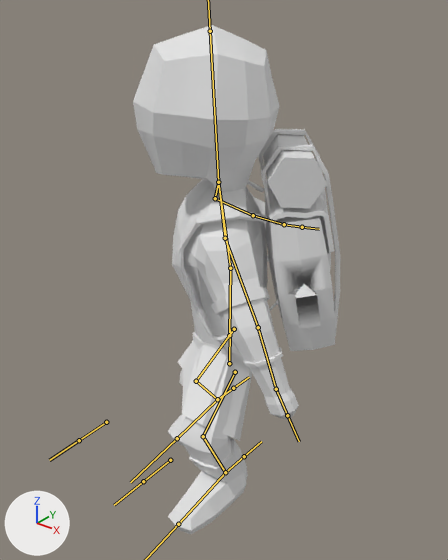
Renders of the FBX model Assets/Models/Players/Player.fbx from each side of a commit.
Rendered twice from a camera (50 mm lens) standing at (1.39, -1.75, 1.9) and looking at (-0.06, 0.06, 0.78). Arrows for +X, +Y and +Z are at lower left; the lights stay in place. Both versions are drawn at frame 5 of the action 'Armature|3_SwingB'; the numbers are the values there. The bones that bend it are drawn over the model as lines.

In view in the first picture: 'Adventurer', 'Backpack'.
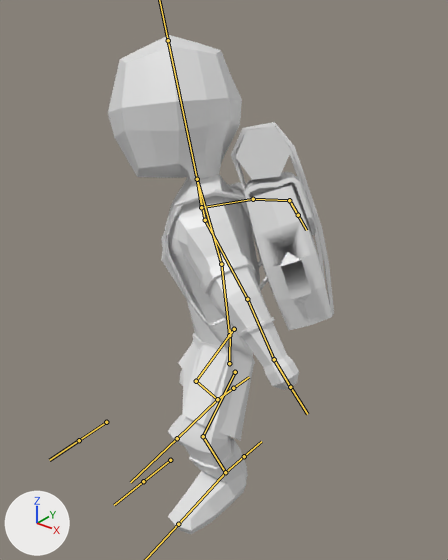
Location of each change, (x1, y1, x2, y2) in pixels of the pictures (448 x 560 px):
'Adventurer', posed (15% wider)
    before: (133, 25, 299, 534)
    after: (108, 35, 299, 534)
'Backpack', posed (6% wider, 6% shorter)
    before: (177, 129, 340, 351)
    after: (161, 122, 334, 330)
bone 'spine1', root to tip
    before: (229, 335) to (230, 268)
    after: (229, 335) to (221, 264)
bone 'spine2', root to tip
    before: (230, 268) to (218, 182)
    after: (221, 264) to (197, 179)
bone 'upperarm.R', root to tip
    before: (215, 198) to (253, 215)
    after: (201, 207) to (253, 199)
bone 'lowerarm.R', root to tip
    before: (253, 215) to (284, 224)
    after: (253, 199) to (289, 200)
bone 'hand.R', root to tip
    before: (284, 224) to (302, 227)
    after: (289, 200) to (298, 215)

The change in detail:
Bone 'spine1' (bone_spine1) turns from (0, 0, 1) to (6, -1, 11) degrees about its own x, y and z.
Bone 'spine2' (bone_spine2) turns from (10, -1, 0) to (12, -1, 3) degrees about its own x, y and z.
Bone 'upperarm.R' (bone_upperarm_r) turns from (-29, 0, 28) to (-43, -11, 9) degrees about its own x, y and z.
Bone 'lowerarm.R' (bone_lowerarm_r) turns from (-21, 7, 7) to (-14, 7, 18) degrees about its own x, y and z.
Bone 'hand.R' (bone_hand_r) turns from (-13, 18, -6) to (-106, 56, -7) degrees about its own x, y and z.
